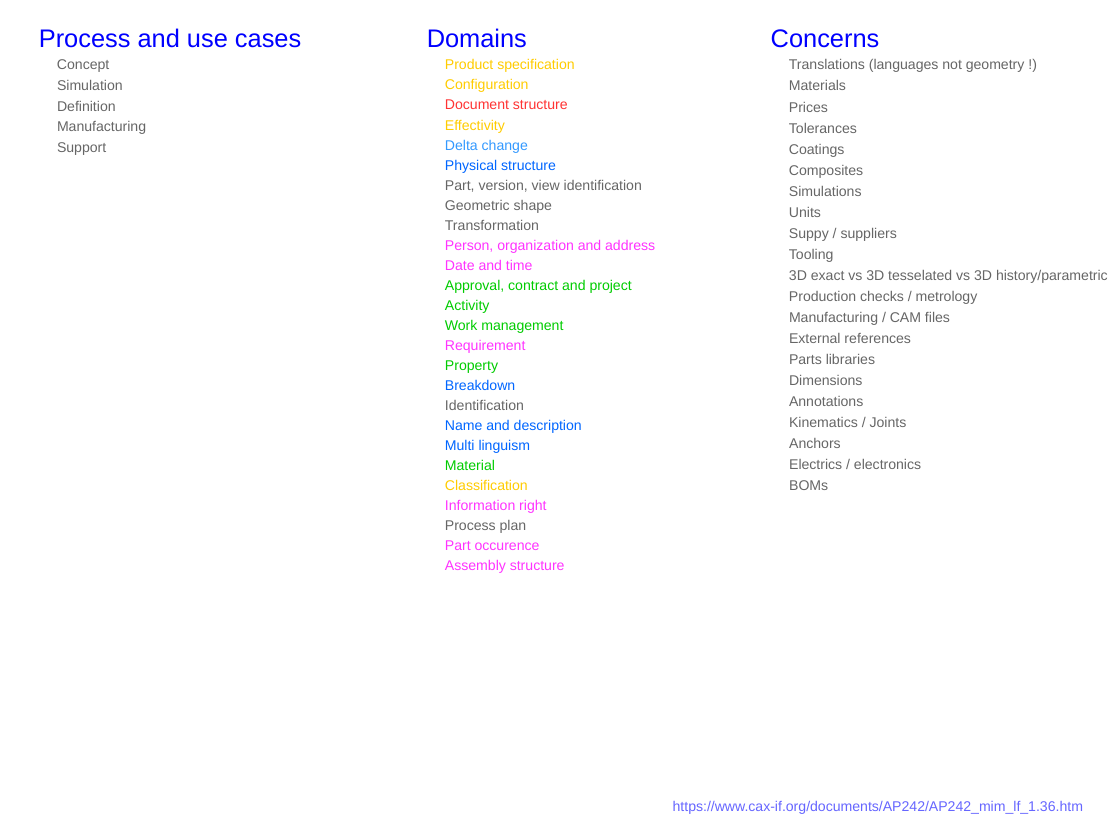
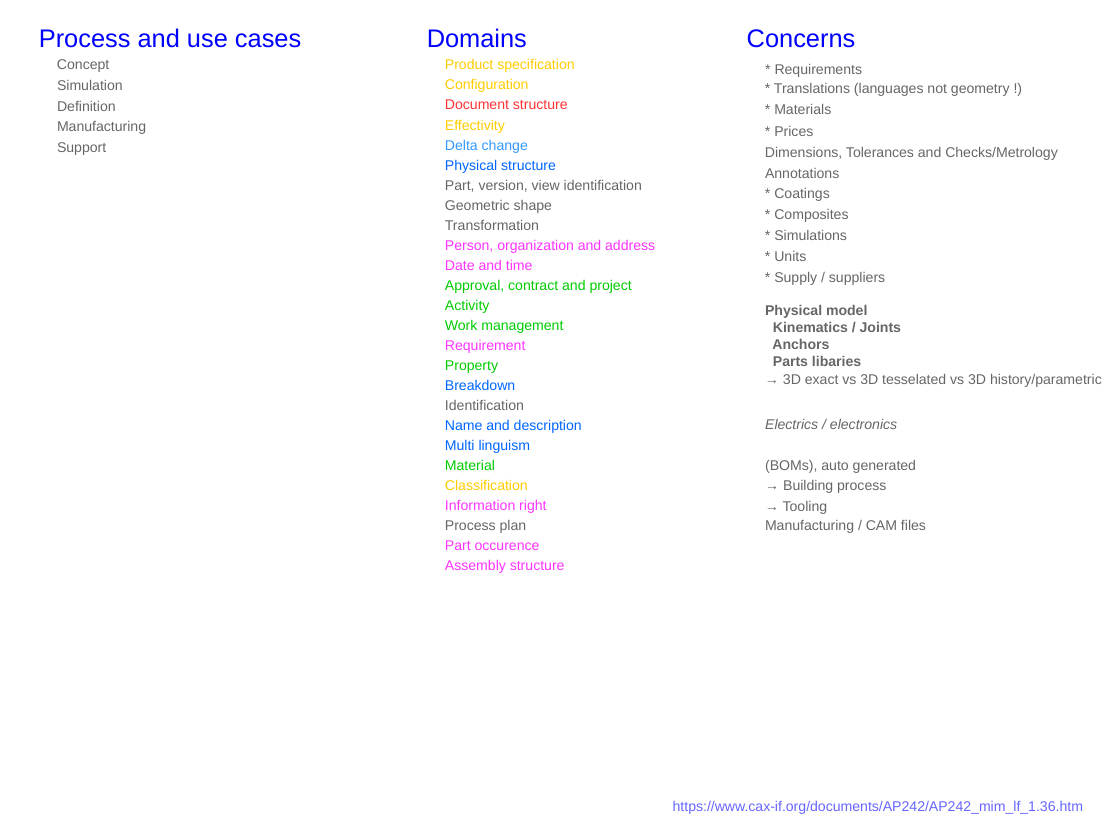
Before and after one commit to cadracks-project/opm, a slide deck: slide 1 of docs/open_product_model.odp. Drawn at 1120x840 pixels with LibreOffice and Linux fonts; fonts in the diff are those of the drawing. Boxes give left, top, right and bottom in pixels: in the first picture for what was removed or moved away, otherwise in the second. Text is boxed around its words. In the diff, an @@ line names an element or a change of style, - is before the commit and + after.

Commit message:
Updated data model design

```diff
--- a/docs/open_product_model.odp
+++ b/docs/open_product_model.odp
@@ text "Concerns" moved from (x1=771, y1=29, x2=880, y2=48) to (x1=747, y1=29, x2=856, y2=48) @@
@@ text at (x1=774, y1=83, x2=1010, y2=96): text changed @@
-Translations (languages not geometry !)
+* Translations (languages not geometry !)
@@ text added at (x1=775, y1=64, x2=863, y2=77), 10 pt, text #666666 @@
+* Requirements
@@ text at (x1=774, y1=104, x2=831, y2=114): text changed @@
-Materials
+* Materials
@@ text at (x1=765, y1=147, x2=1058, y2=160): text changed @@
-Tolerances
+Dimensions, Tolerances and Checks/Metrology
@@ text at (x1=774, y1=126, x2=813, y2=136): text changed @@
-Prices
+* Prices
@@ text "Annotations" moved from (x1=789, y1=396, x2=863, y2=406) to (x1=765, y1=168, x2=839, y2=178) @@
@@ text at (x1=774, y1=209, x2=848, y2=222): text changed @@
-Composites
+* Composites
@@ text at (x1=774, y1=188, x2=830, y2=201): text changed @@
-Coatings
+* Coatings
@@ text at (x1=774, y1=230, x2=847, y2=240): text changed @@
-Simulations
+* Simulations
@@ text at (x1=774, y1=251, x2=806, y2=261): text changed @@
-Units
+* Units
@@ text at (x1=774, y1=272, x2=885, y2=285): text changed @@
-Suppy / suppliers
+* Supply / suppliers
@@ text removed at (x1=789, y1=291, x2=978, y2=304) @@
-Production checks / metrology
@@ text at (x1=765, y1=305, x2=901, y2=366): text changed; bold on @@
-External references
+Physical model
+Kinematics / Joints
+Anchors
+Parts libaries
@@ text removed at (x1=789, y1=354, x2=875, y2=364) @@
-Parts libraries
@@ text at (x1=783, y1=374, x2=1102, y2=387): text changed @@
-3D exact vs 3D tesselated vs 3D history/parametric
+→ 3D exact vs 3D tesselated vs 3D history/parametric
@@ text removed at (x1=789, y1=375, x2=862, y2=385) @@
-Dimensions
@@ text "Electrics / electronics" moved from (x1=789, y1=459, x2=921, y2=469) to (x1=765, y1=419, x2=897, y2=429) @@
@@ text "Electrics / electronics" at (x1=765, y1=419, x2=897, y2=429): italic on @@
@@ text removed at (x1=789, y1=438, x2=841, y2=448) @@
-Anchors
@@ text at (x1=765, y1=460, x2=916, y2=473): text changed @@
-BOMs
+(BOMs), auto generated
@@ text at (x1=783, y1=501, x2=828, y2=514): text changed @@
-Tooling
+→ Tooling
@@ text at (x1=783, y1=480, x2=886, y2=493): text changed @@
-Kinematics / Joints
+→ Building process
@@ text "Manufacturing / CAM files" moved from (x1=789, y1=312, x2=950, y2=325) to (x1=765, y1=520, x2=926, y2=533) @@
```
Also in this commit, not shown: 3 other files.
